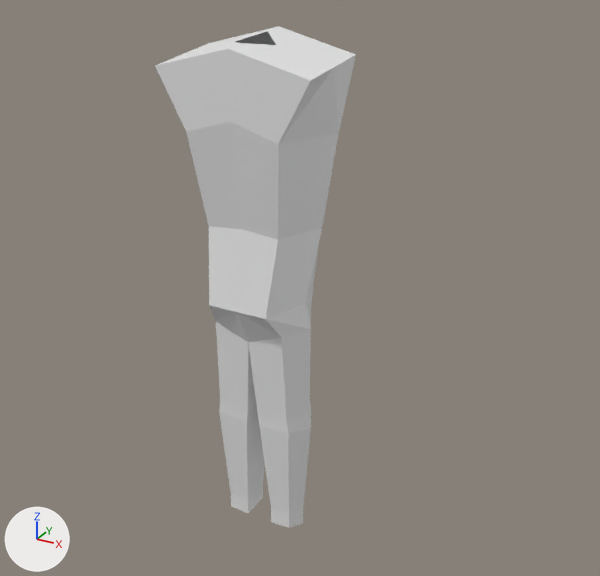
The Blender file assets/models/groundskeeper/groundskeeper.blend: old version first, new version second.
Both versions are drawn from a 50 mm lens placed at (2.58, -4.19, 4.25), pointed at (0.13, 0.25, 2.03). Arrows for +X, +Y and +Z are at lower left; the lights stay in place. The picture after the commit comes second.

The first picture shows 'Groundskeeper'.
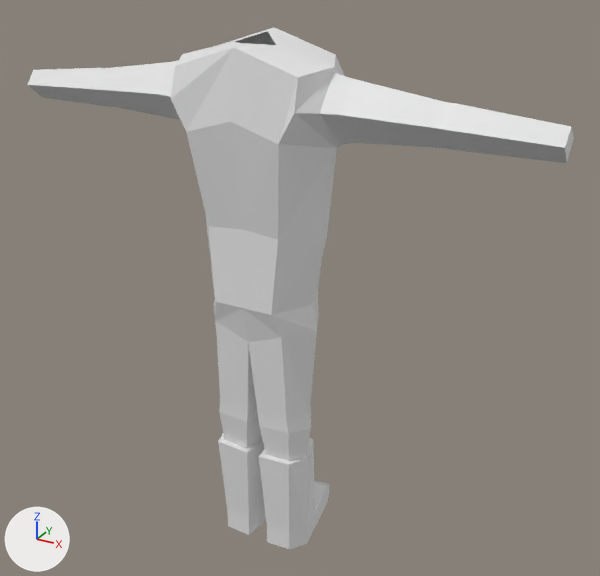
Commit message: Continued on groundskeeper

Changed parts and their boxes (x1, y1, x2, y2) in the pictures (600 x 576 px):
'Groundskeeper', reshaped (171% wider)
    before: (155, 26, 356, 528)
    after: (28, 27, 574, 549)

The change, as a diff of the scene's bpy script:
```diff
--- a/assets/models/groundskeeper/groundskeeper.blend.py
+++ b/assets/models/groundskeeper/groundskeeper.blend.py
@@ me_cube_001 @@
 # used by ob_groundskeeper; location = (0.0, 0.0, 2.436); scale = (0.31, 0.31, 0.31)
-me_cube_001.from_pydata(...)  # 53 vertices, 44 faces; spans x -1.63..0.0, y -1.0..1.35, z -6.8..4.04
+me_cube_001.from_pydata(...)  # 94 vertices, 83 faces; spans x -5.77..0.0, y -1.0..1.81, z -7.35..4.04
+# me_cube_001 part 1
+# 5 vertices are removed from x -0.78..-0.32, y -0.34..0.34, z -6.78..-6.75
+# 12 faces are deleted
+# 25 vertices move from x -1.63..0.0, y -1.0..1.35, z -6.8..4.04 to x -1.53..0.0, y -0.83..1.14, z -4.93..4.04
+# 40 vertices are added at x -5.77..-0.08, y -1.0..1.81, z -7.35..3.42
+# 6 new vertices lie (0.0, 0.0, 0.48) away from vertices in x -0.84..-0.19, y -0.43..1.48, z -7.31..-7.27
+# 51 new faces join them
```
